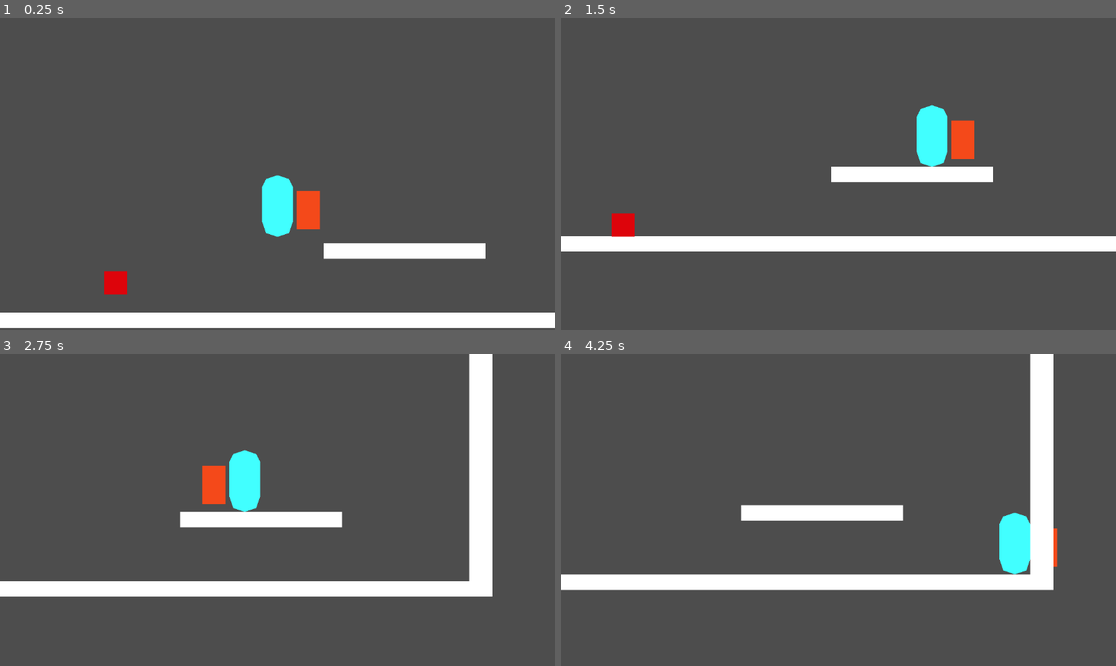
Above: before the commit, frames 1-4 (two rows, left to right).
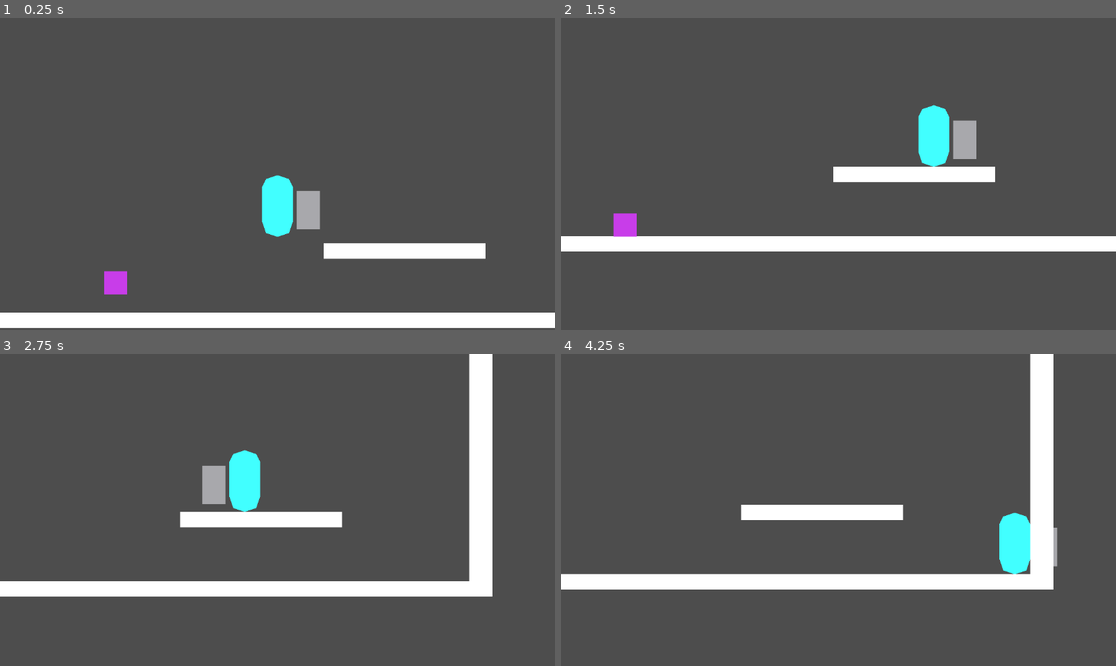
Above: after the commit, the same moments.

Repository: hhhhhhhh1233/DoctorGame
Game: Godot game, scene res://TestWorld.tscn
The game is run twice, just before and just after one commit, with the same random seed, the same clock (stepped at 60 frames per second) and the same inputs. The engine's default icon, where the game draws it, is replaced by a stand-in: a white triangle on a blue panel in a dark square.
Inputs (mouse positions are in pixels of both pictures, inside the frame that each line leads up to):
- Up to frame 1 (0.25 s): no input
- Up to frame 2 (1.5 s): move the mouse to (960, 158) at 0.52 s; hold D (Right) from 0.53 s (still down); click (960, 158) at 0.6 s; tap Space (Jump) at 0.77 s; move the mouse to (727, 189) at 1.27 s; click (727, 189) at 1.35 s
- Up to frame 3 (2.75 s): tap Space (Jump) at 1.52 s; move the mouse to (333, 441) at 2.02 s; release D (Right) at 2.03 s; hold A (Left) from 2.03 s (still down); click (333, 441) at 2.1 s
- Up to frame 4 (4.25 s): move the mouse to (810, 572) at 2.77 s; release A (Left) at 2.78 s; hold D (Right) from 2.78 s (still down); click (810, 572) at 2.85 s; tap Space (Jump) at 3.02, 3.77 s; move the mouse to (1005, 556) at 3.52 s; click (1005, 556) at 3.6 s

The runs differ from the first frame. In frame 1, 0.8% of the frame differs, in the area x 18-58%, y 55-89%; in frame 2, 1.1%, in the area x 9-79%, y 27-71%; in frame 3, 0.5%; in frame 4, 0.8%.

Commit message:
Added color when you attack

Diff:
--- a/PlayerController.gd
+++ b/PlayerController.gd
@@ -25,8 +25,11 @@
 		velocity.y = JUMP_VELOCITY
 
 	if Input.is_action_just_pressed("Attack"):
+		$HurtboxContainer/Area2D/Polygon2D.modulate = Color(1,0,0)
 		for i in $HurtboxContainer/Area2D.get_overlapping_bodies():
 			i.DecreaseHealth();
+		await get_tree().create_timer(0.1).timeout
+		$HurtboxContainer/Area2D/Polygon2D.modulate = Color(1,1,1)
 	# Get the input direction and handle the movement/deceleration.
 	# As good practice, you should replace UI actions with custom gameplay actions.
 	var direction = Input.get_axis("Left", "Right")
--- a/enemy.tscn
+++ b/enemy.tscn
@@ -31,7 +31,7 @@
 shape = SubResource("RectangleShape2D_8n6ik")
 
 [node name="Polygon2D" type="Polygon2D" parent="."]
-color = Color(0.866667, 0.0156863, 0.0431373, 1)
+color = Color(0.788235, 0.239216, 0.917647, 1)
 polygon = PackedVector2Array(24, -24, 24, 24, -24, 24, -24, -24)
 
 [connection signal="body_entered" from="Hurtbox" to="." method="_on_hurtbox_body_entered"]
--- a/player.tscn
+++ b/player.tscn
@@ -35,5 +35,5 @@
 shape = SubResource("RectangleShape2D_renh4")
 
 [node name="Polygon2D" type="Polygon2D" parent="HurtboxContainer/Area2D"]
-color = Color(0.960784, 0.290196, 0.101961, 1)
+color = Color(0.658824, 0.658824, 0.67451, 1)
 polygon = PackedVector2Array(24, -40, 24, 40, -24, 40, -24, -40)
